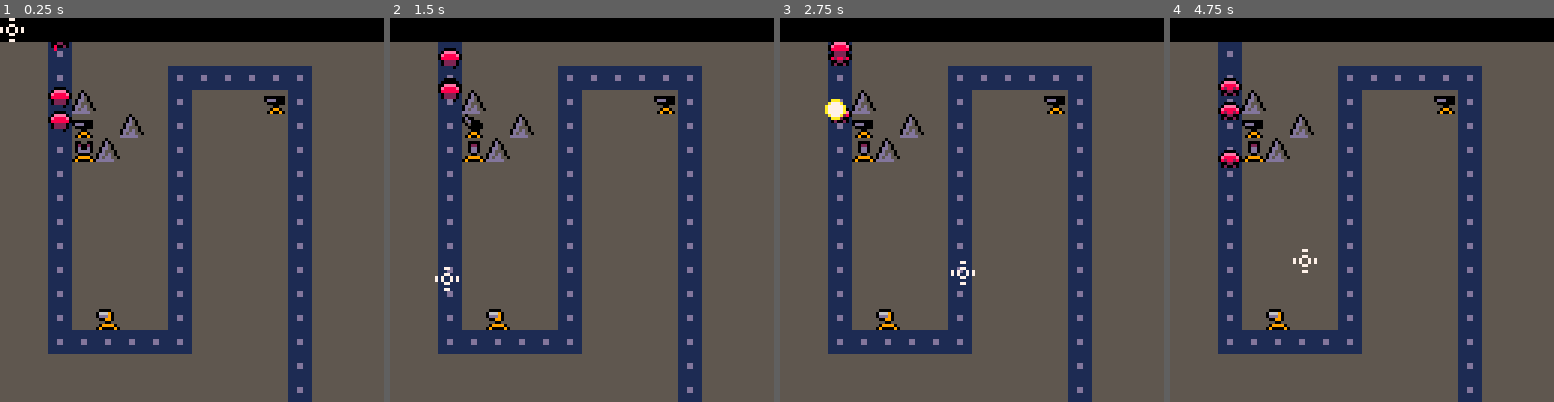
Above: before the commit, frames 1-4 (left to right).
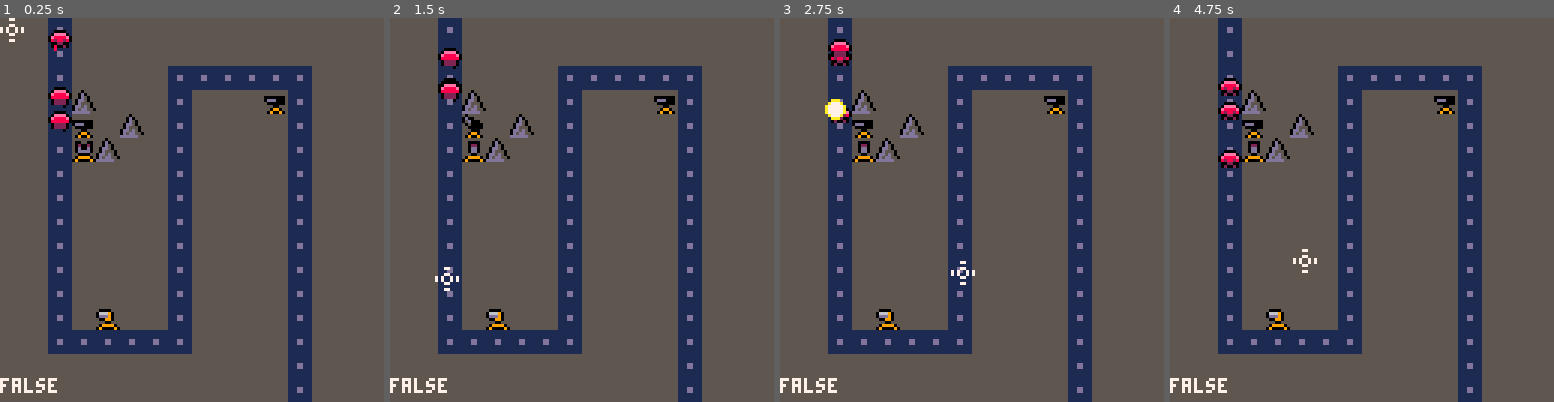
Above: after the commit, the same moments.

Repository: burlapjack/tower
Game: PICO-8 cartridge tower.p8
The game is run twice, just before and just after one commit, with the same random seed, the same clock (stepped at 60 frames per second) and the same inputs.
Inputs (mouse positions are in pixels of both pictures, inside the frame that each line leads up to):
- Up to frame 1 (0.25 s): no input
- Up to frame 2 (1.5 s): click (670, 121) at 0.67 s; click (436, 267) at 1.22 s
- Up to frame 3 (2.75 s): click (887, 114) at 1.77 s; click (952, 259) at 2.32 s
- Up to frame 4 (4.75 s): click (1404, 106) at 2.87 s; click (1465, 256) at 3.42 s; click (1231, 102) at 3.97 s; click (1292, 248) at 4.52 s

The runs differ from the first frame. In frame 1, 6.4% of the frame differs, in the area x 0-100%, y 0-98%; in frame 2, 6.5%; in frame 3, 6.5%; in frame 4, 6.5%.

Commit message:
refactored sys_animate_hud

Diff:
--- a/tower.p8
+++ b/tower.p8
@@ -12,9 +12,13 @@
 }
 
 game_menu_unit = {
+	x = 0,
+	y = 0,
+	x2 = 128,
+	y2 = 7,
 	btn_upgrade = {96, 0},
-	btn_delete = {104, 0},
-	btn_back = {112, 0},
+	btn_delete = {106, 0},
+	btn_back = {116, 0},
 	btn_pressed = 0,
 	btn_tm = 8,
 	btn_tmr = 0
@@ -355,28 +359,14 @@
 
 function sys_animate_hud()
 	local gm = game_menu_unit
-	if gm.btn_pressed  == 1 then
-		if gm.btn_tmr == gm.btn_tm then
-		elseif gm.btn_tmr == 0 then
-			gm.btn_pressed = 0
+
+	if gm.btn_tmr == 0 then
+		if gm.btn_pressed == 1 or gm.btn_pressed == 3 then
 			sfx(2)
-		end
-	end
-	if gm.btn_pressed == 2 then
-		if gm.btn_tmr == gm.btn_tm then
-			gm.btn_delete[2] += 1
-		elseif gm.btn_tmr == 0 then
-			gm.btn_pressed = 0
+		elseif gm.btn_pressed == 2 then
 			sfx(3)
 		end
-	end
-	if gm.btn_pressed == 3 then
-		if gm.btn_tmr == gm.btn_tm then
-			gm.btn_back[2] += 1
-		elseif gm.btn_tmr == 0 then
-			gm.btn_pressed = 0
-			sfx(2)
-		end
+		gm.btn_pressed = 0
 	end
 	if gm.btn_tmr > 0 then
 		gm.btn_tmr -= 1
@@ -517,8 +507,8 @@
 	--unit select menu options
 	local gm = game_menu_unit
 	local n = 0
-	rectfill(0, 0, 128, 7, 0)
 	if game_unit_selected != 0 then
+		rectfill(gm.x, gm.y, gm.x2, gm.y2, 0)
 		print(ent_tower[game_unit_selected].name, 0, 1, 7)
 		print(ent_tower[game_unit_selected].lvl, 40, 1, 7)
 		--	print("🅾️options ❎exit", 56, 0, 7)
@@ -598,7 +588,7 @@
 		end
 	elseif gc.closest_unit == 0 then
 		gc.mode = 0
-		if stat(34) == 1 then
+		if stat(34) == 1 and not cursor_is_in_hud() then
 			--clicking outside of the selected unit deselects it
 			game_unit_selected = 0
 			--game_menu_unit_reset()
@@ -610,13 +600,13 @@
 	local gm = game_menu_unit
 	if game_unit_selected != 0 then
 		if stat(34) == 1 and gm.btn_pressed == 0 then
-			if cursor_is_hovering(gm.btn_upgrade, 8, 8) and gm.btn_upgrade[3] == 0 then
+			if cursor_is_hovering(gm.btn_upgrade, 8, 8) then
 				gm.btn_pressed = 1
 				gm.btn_tmr = gm.btn_tm
-			elseif cursor_is_hovering(gm.btn_delete, 8, 8) and gm.btn_delete[3] == 0 then
+			elseif cursor_is_hovering(gm.btn_delete, 8, 8) then
 				gm.btn_pressed = 2
 				gm.btn_tmr = gm.btn_tm
-			elseif cursor_is_hovering(gm.btn_back, 8, 8) and gm.btn_back[3] == 0 then
+			elseif cursor_is_hovering(gm.btn_back, 8, 8) then
 				gm.btn_pressed = 3
 				gm.btn_tmr = gm.btn_tm
 			end
@@ -629,6 +619,16 @@
 function cursor_is_hovering(button, bw, bh)
 	if (game_cursor.x + 4) > button[1] and (game_cursor.x + 4) < button[1] + bw
 		and (game_cursor.y + 4) > button[2] and (game_cursor.y + 4) < button[2] + bh then
+		return true
+	else
+		return false
+	end
+end
+
+function cursor_is_in_hud()
+	local gm =  game_menu_unit
+	if (game_cursor.x + 4) > gm.x and (game_cursor.x + 4) < gm.x2
+		and (game_cursor.y + 4) > gm.y and (game_cursor.y + 4) < gm.y2 then
 		return true
 	else
 		return false
@@ -683,6 +683,8 @@
 	sys_draw_explosions()
 	sys_draw_hud()
 	sys_draw_cursor()
+--	print(game_menu_unit.btn_pressed, 0, 120, 7)
+	print(cursor_is_hovering(game_menu_unit.btn_upgrade, 8, 8), 0, 120, 7)
 end
 __gfx__
 00000000fffffffffffffffffffffffffffff00ffff00fffffffffffffffffffffffffffffffffffffffffffffffffff00000000000000000000000000000000
